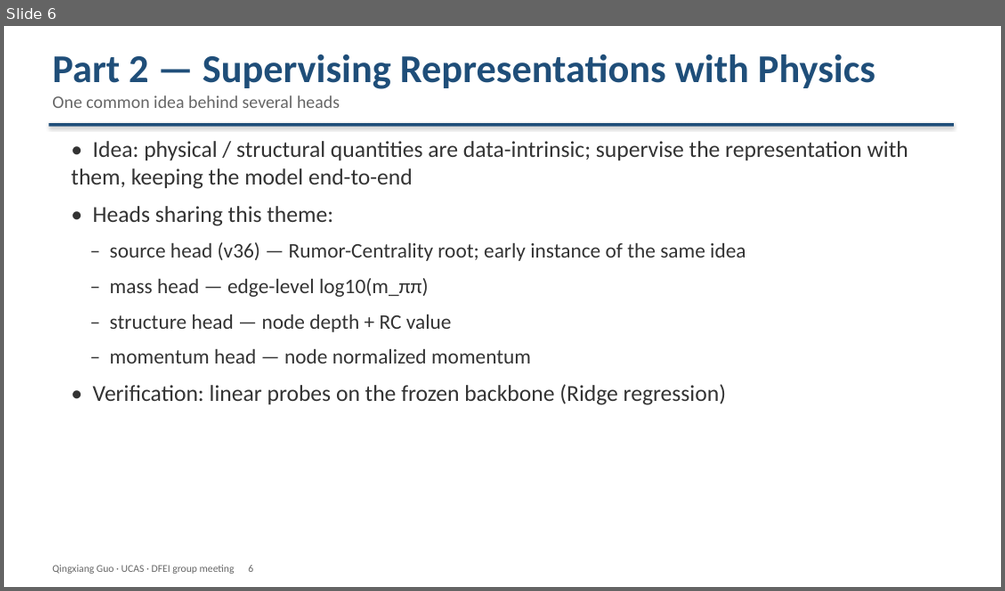
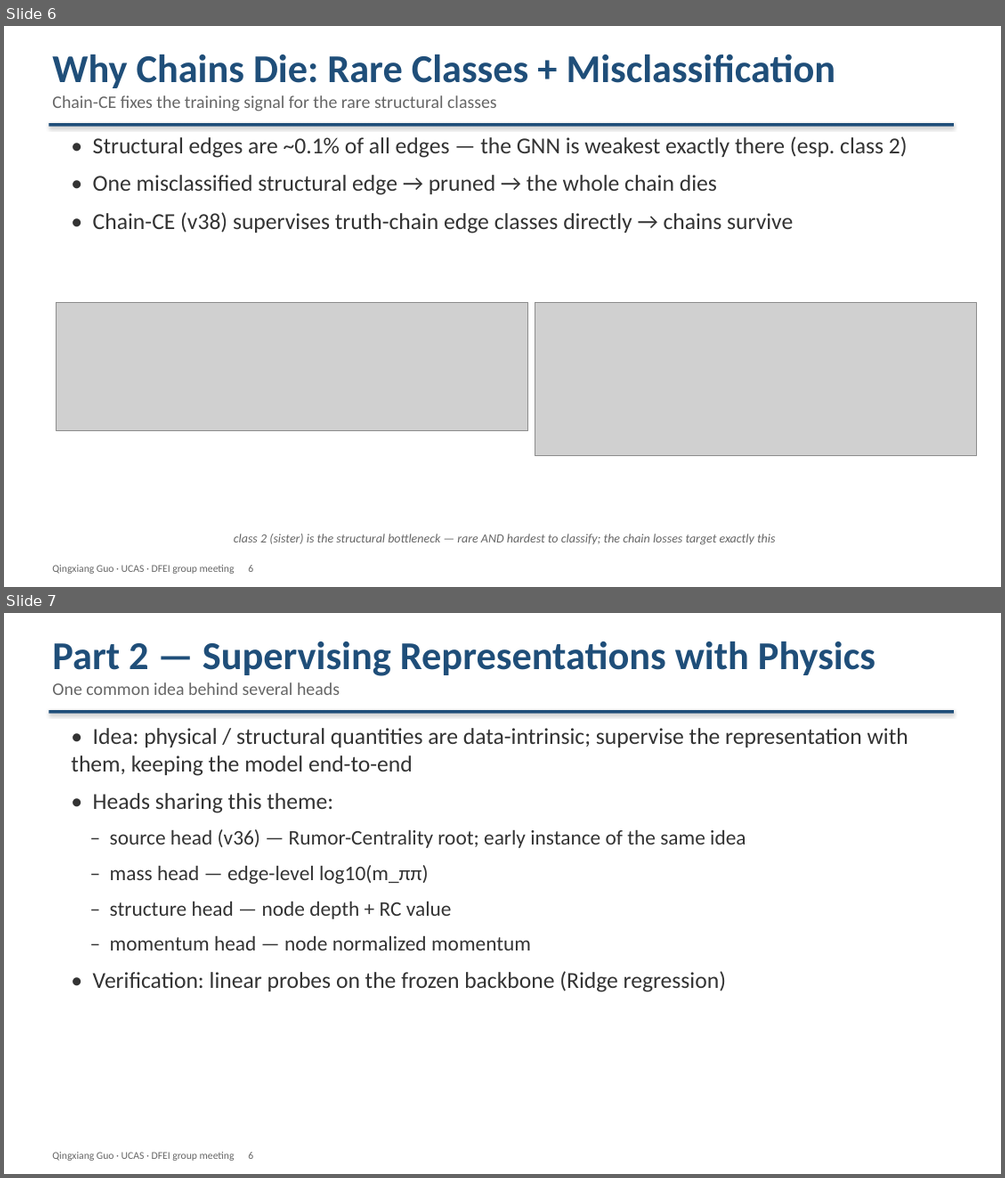
Before and after one commit to Aniedrew/dfei_ift, a slide deck: meeting_figs/DFEI_progress_20260902_EN.pptx. Shown one above the other, each under a label of ours: slide 6 before the commit, slides 6 and 7 after it. The pictures are 1005x591 and 1005x1178 pixels, drawn with LibreOffice and Linux fonts; fonts in the diff are those of the drawing; grey boxes stand for pictures. Boxes give left, top, right and bottom in pixels: in the first picture for what was removed or moved away, otherwise in the second. Text is boxed around its words. In the diff, an @@ line names an element or a change of style, - is before the commit and + after.

Commit message:
docs: add class-imbalance + before/after chain figures as new S6

```diff
--- a/meeting_figs/DFEI_progress_20260902_EN.pptx
+++ b/meeting_figs/DFEI_progress_20260902_EN.pptx
@@ slide 6 added at [4, 26, 1001, 587], background #FFFFFF @@
@@ text added at [52, 54, 836, 111], 17 pt, text #666666 @@
+Why Chains Die: Rare Classes + Misclassification
+Chain-CE fixes the training signal for the rare structural classes
@@ rectangle added at [48, 123, 954, 127], fill #1F4E79 @@
@@ text added at [93, 136, 907, 233], 22 pt, text #333333 @@
+• Structural edges are ~0.1% of all edges — the GNN is weakest exactly there (esp. class 2)
+• One misclassified structural edge → pruned → the whole chain dies
+• Chain-CE (v38) supervises truth-chain edge classes directly → chains survive
@@ picture added at [57, 303, 527, 431] @@
@@ picture added at [535, 303, 976, 456] @@
@@ text added at [234, 533, 776, 545], 12 pt, text #666666, italic @@
+class 2 (sister) is the structural bottleneck — rare AND hardest to classify; the chain losses target exactly this
@@ text added at [52, 564, 253, 573], 10 pt, text #666666 @@
+Qingxiang Guo · UCAS · DFEI group meeting 6
@@ what was slide 6 is now slide 7 @@
```
Also in this commit, not shown: 5 slides changed, 4 other files.
